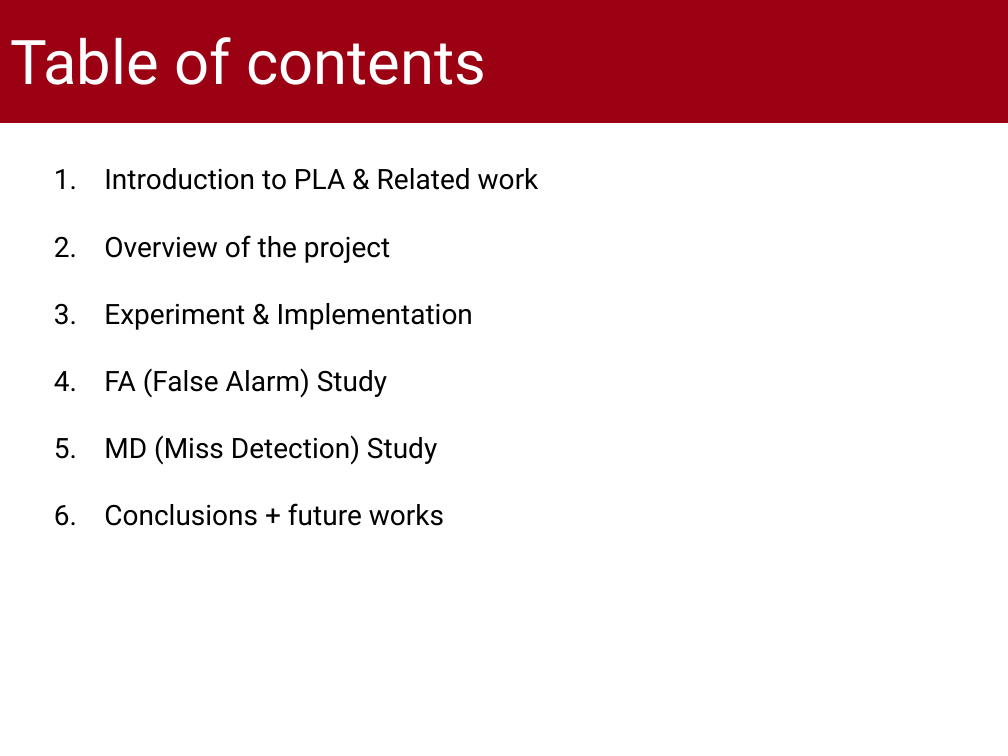
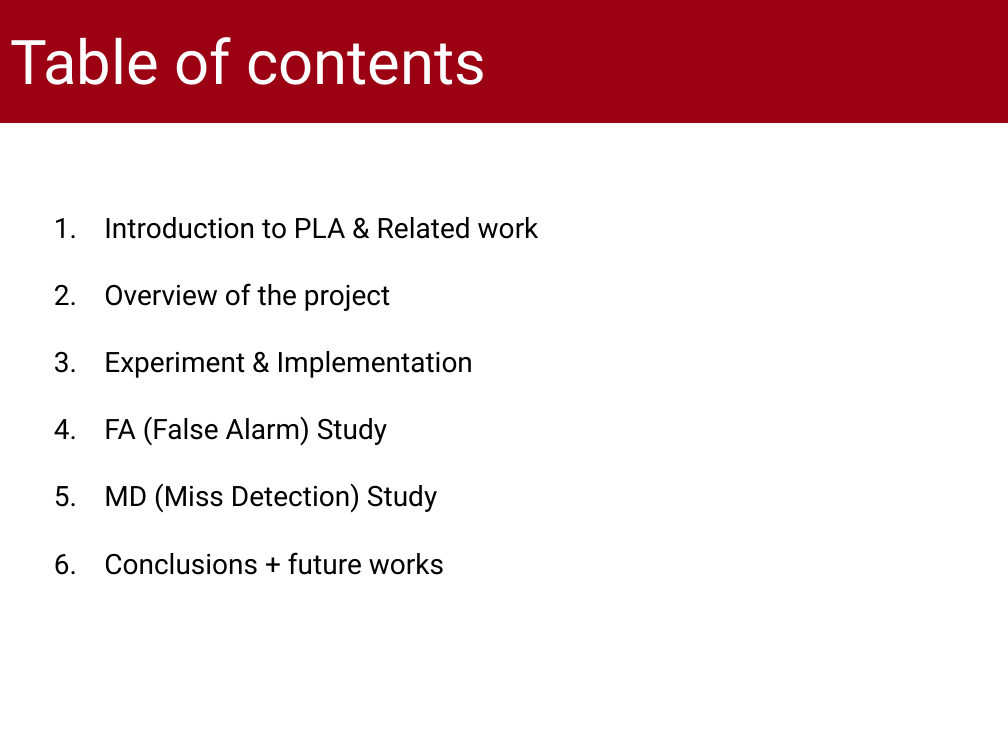
Before and after one commit to gabrielrovesti/PLA-Bluetooth-Environment, a slide deck: slide 2 of Third Part - Physical Layer Device Authentication/Slides/PLA Bluetooth Environment.pptx. Drawn at 1008x756 pixels with LibreOffice and Linux fonts; fonts in the diff are those of the drawing; background and template pictures are left out. Boxes give left, top, right and bottom in pixels: in the first picture for what was removed or moved away, otherwise in the second. Text is boxed around its words. In the diff, an @@ line names an element or a change of style, - is before the commit and + after.

```diff
--- a/Third Part - Physical Layer Device Authentication/Slides/PLA Bluetooth Environment.pptx
+++ b/Third Part - Physical Layer Device Authentication/Slides/PLA Bluetooth Environment.pptx
@@ text "Introduction to PLA & Related ...": place and size @@
-text "Introduction to PLA & Related ..." at <box>104,168,539,526</box>
+text "Introduction to PLA & Related ..." at <box>104,217,539,575</box>
```
Also in this commit, not shown: 6 other slides changed.
